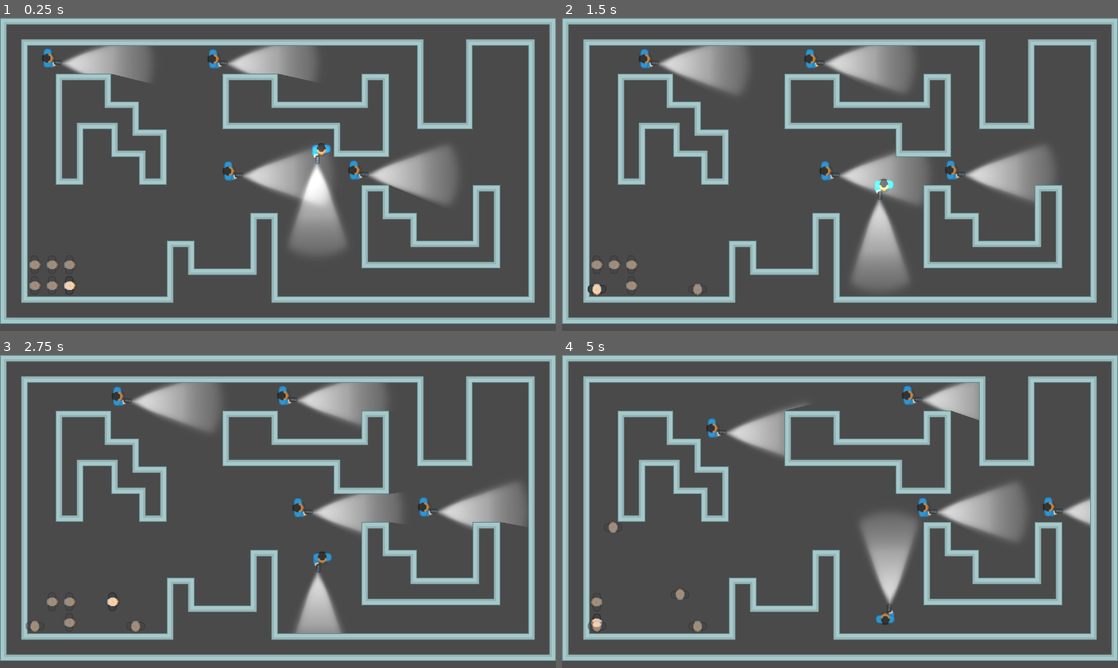
Above: before the commit, frames 1-4 (two rows, left to right).
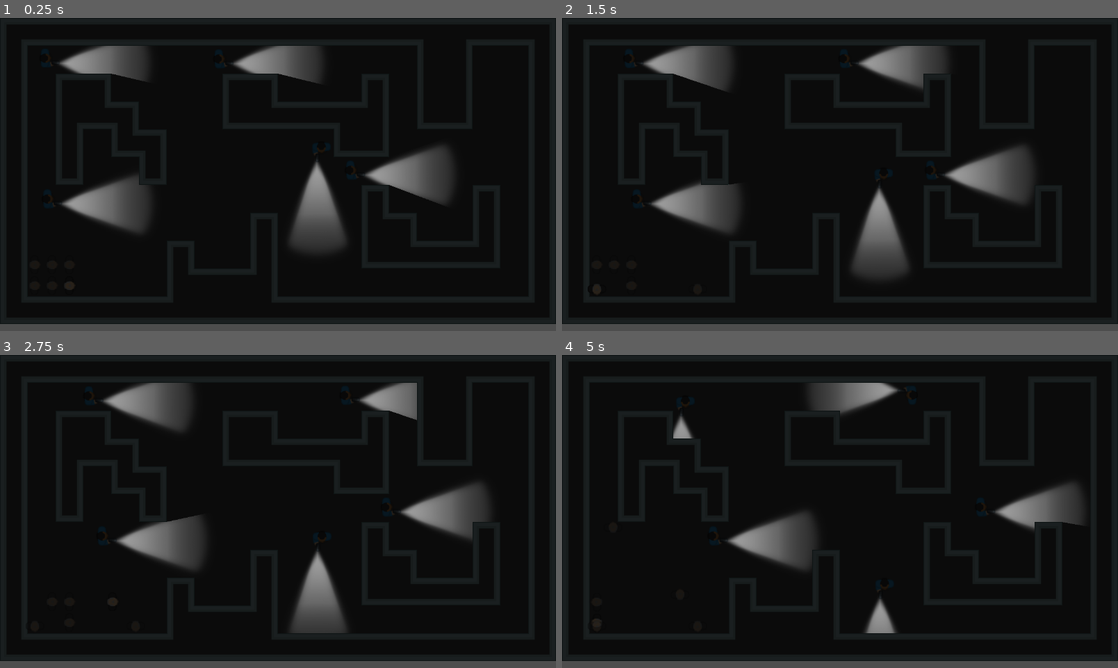
Above: after the commit, the same moments.

Repository: stesim/stammheim
Game: Godot game, scene res://sandbox.tscn
Same seed, same stepped clock (60 frames per second), same inputs: the game is played once before the commit and once after it.
Inputs:
- Up to frame 1 (0.25 s): no input
- Up to frame 2 (1.5 s): hold D (move_right) 0.53-1.28 s; hold Tab (switch_character) 0.53-1.28 s; hold S (move_down) from 1.28 s (still down); tap Tab (switch_character) at 1.35 s
- Up to frame 3 (2.75 s): release S (move_down) at 2.03 s; hold D (move_right) from 2.03 s (still down); hold Tab (switch_character) from 2.03 s (still down)
- Up to frame 4 (5 s): release D (move_right) at 2.78 s; release Tab (switch_character) at 2.78 s; hold W (move_up) 2.78-3.53 s; tap Tab (switch_character) at 2.85, 4.35 s; hold Tab (switch_character) 3.53-4.28 s; hold A (move_left) from 3.53 s (still down)

The runs differ from the first frame. In frame 1, 97% of the frame differs, in the area x 0-100%, y 0-98%; in frame 2, 95%; in frame 3, 96%; in frame 4, 96%.

Commit message:
Random guard behavior

Diff:
--- a/sandbox.tscn
+++ b/sandbox.tscn
@@ -43,11 +43,11 @@
 }
 point_count = 5
 
-[sub_resource type="Curve2D" id="Curve2D_bmcxn"]
-_data = {
-"points": PackedVector2Array(0, 0, 0, 0, 508.723, 345.237, 0, 0, 0, 0, 1176.59, 342.317, 0, 0, 0, 0, 1177.59, 605.042, 0, 0, 0, 0, 668.213, 599.204, 0, 0, 0, 0, 666.22, 425.027, 0, 0, 0, 0, 416.019, 423.081, 0, 0, 0, 0, 353.22, 423.081, 0, 0, 0, 0, 349.232, 604.069, 0, 0, 0, 0, 91.0573, 602.123, 0, 0, 0, 0, 91.0573, 404.593, 0, 0, 0, 0, 421.003, 406.539, 0, 0, 0, 0, 508.723, 405.566, 0, 0, 0, 0, 508.723, 345.237)
-}
-point_count = 13
+[sub_resource type="Curve2D" id="Curve2D_m80gh"]
+_data = {
+"points": PackedVector2Array(0, 0, 0, 0, 97.0387, 407.513, 0, 0, 0, 0, 511.716, 407.513, 0, 0, 0, 0, 511.716, 345.237, 0, 0, 0, 0, 1181.58, 345.237)
+}
+point_count = 4
 
 [sub_resource type="RectangleShape2D" id="RectangleShape2D_x5w6x"]
 size = Vector2(128, 126)
@@ -111,8 +111,9 @@
 [node name="walking_guard5" parent="." instance=ExtResource("2_qglee")]
 position = Vector2(-1.34824, -2.79692)
 scale = Vector2(1.00319, 1.02769)
-curve = SubResource("Curve2D_bmcxn")
-speed = 64.0
+curve = SubResource("Curve2D_m80gh")
+speed = 64.0
+go_back = true
 
 [node name="escape_area" parent="." instance=ExtResource("4_5ito0")]
 position = Vector2(1160, 104)
@@ -147,8 +148,7 @@
 speed = 256.0
 
 [node name="canvas_modulate" type="CanvasModulate" parent="."]
-visible = false
-color = Color(0.196078, 0.196078, 0.196078, 1)
+color = Color(0.156863, 0.156863, 0.156863, 1)
 
 [node name="environment" type="WorldEnvironment" parent="."]
 environment = SubResource("Environment_g7r36")
--- a/walking_guard.gd
+++ b/walking_guard.gd
@@ -7,13 +7,23 @@
 @onready var _follow : PathFollow2D = %follow
 @onready var _guard : CharacterBody2D = %follow/guard
 
+var rng = RandomNumberGenerator.new()
 var direction := 1.0
+var sleeping := 0.0
+var  rnd_speed := 1.0
 
 func _ready():
 	_follow.loop = !go_back
+	rnd_speed = rng.randf_range(0.5, 2.0)
 
 func _physics_process(delta : float) -> void:
-	_follow.progress += direction * delta * speed
+	sleeping -= delta
+	if sleeping <= -5.0:
+		sleeping = rng.randf_range(-5.0, 5.0)
+	if sleeping > 0.0:
+		return
+
+	_follow.progress += direction * delta * speed * rnd_speed
 	if _follow.progress_ratio >= 1.0 and go_back:
 		direction *= -1.0
 		_guard.rotation += PI
